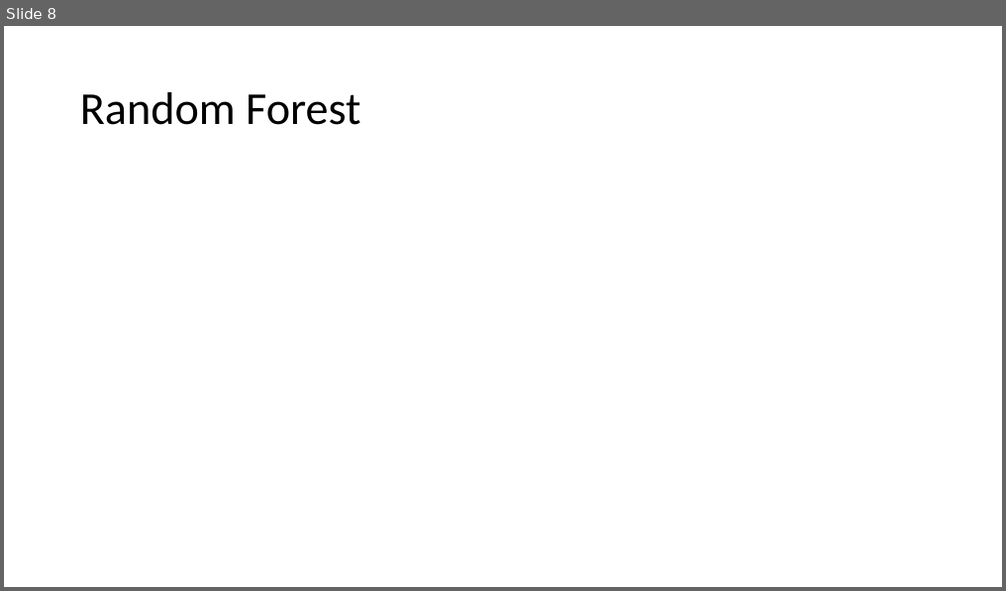
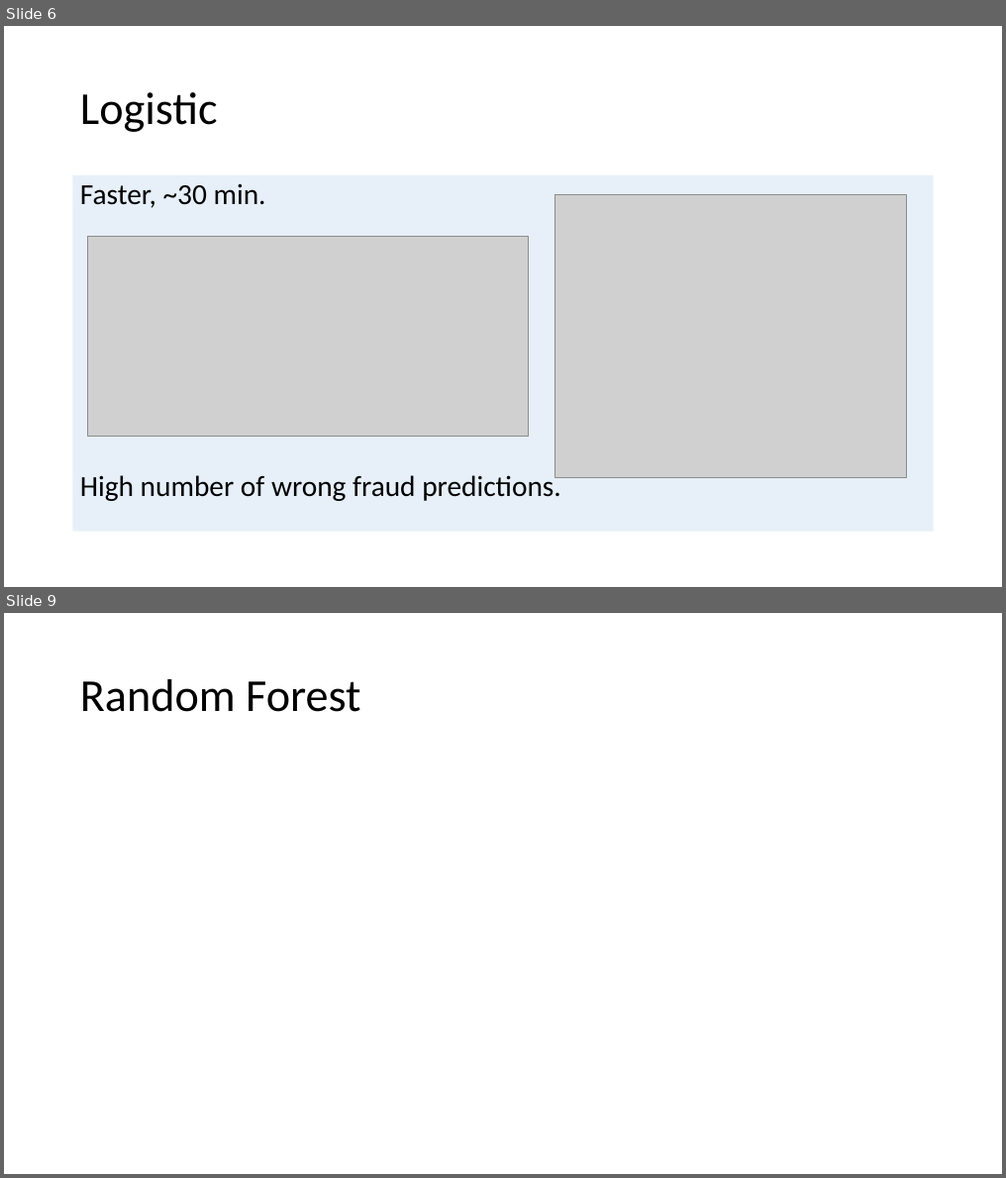
Before and after one commit to allidoiswen/GhostMode, a slide deck: Credit_Card_Fraud_Presentation.pptx. Shown one above the other, each under a label of ours: slide 8 before the commit, slides 6 and 9 after it; the slides between them are not shown. The pictures are 1006x591 and 1006x1178 pixels, drawn with LibreOffice and Linux fonts; fonts in the diff are those of the drawing; grey boxes stand for pictures; background and template pictures are left out. Boxes give left, top, right and bottom in pixels: in the first picture for what was removed or moved away, otherwise in the second. Text is boxed around its words. In the diff, an @@ line names an element or a change of style, - is before the commit and + after.

```diff
--- a/Credit_Card_Fraud_Presentation.pptx
+++ b/Credit_Card_Fraud_Presentation.pptx
@@ slide 6 added at [4, 26, 1002, 587], background picture (left out) @@
@@ title added at [80, 92, 218, 132], 44 pt, text #000000 @@
+Logistic
@@ text added at [73, 175, 934, 532], fill #DEEBF7 at 70% opacity, 28 pt, text #000000 @@
+Faster, ~30 min.
+High number of wrong fraud predictions.
@@ picture added at [555, 195, 907, 478] @@
@@ picture added at [88, 236, 528, 437] @@
@@ what was slide 8 is now slide 9 @@
```
Also in this commit, not shown: 5 slides changed, 5 other slides added, 10 slides removed.
